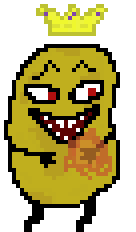
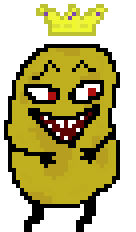
The second (136, 232) image is a revision of the first. Changes to its layers:
hid "Layer 1" over <box>64,128,112,180</box>
